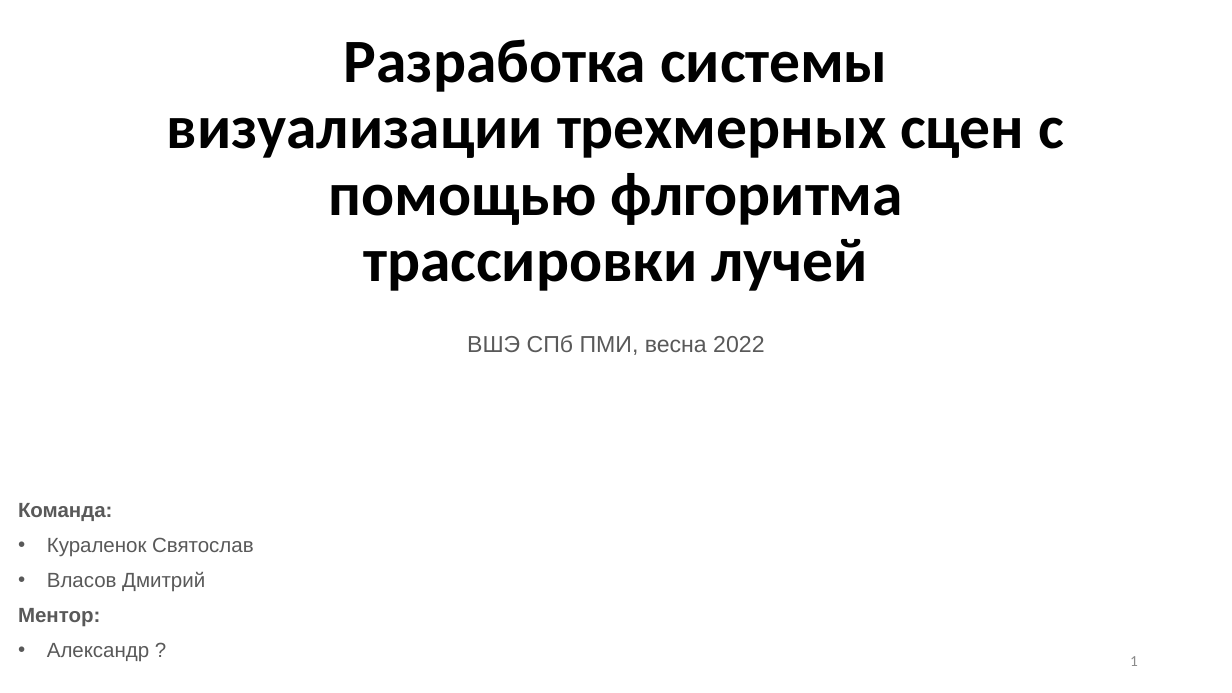
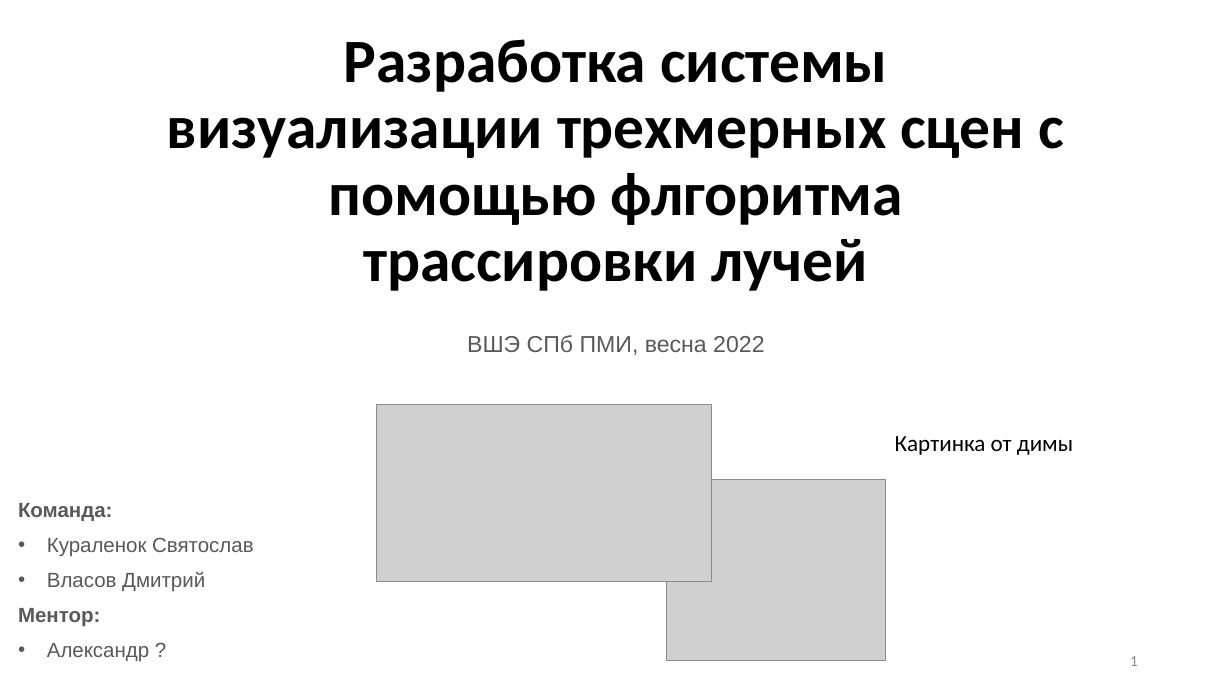
Before and after one commit to DmitriyVlasovDV1/CppRMRT, a slide deck: slide 1 of doc/presentation.pptx. Drawn at 1232x693 pixels with LibreOffice and Linux fonts; fonts in the diff are those of the drawing; grey boxes stand for pictures. Boxes give left, top, right and bottom in pixels: in the first picture for what was removed or moved away, otherwise in the second. Text is boxed around its words. In the diff, an @@ line names an element or a change of style, - is before the commit and + after.

```diff
--- a/doc/presentation.pptx
+++ b/doc/presentation.pptx
@@ picture added at box(377, 405, 712, 581) @@
@@ text added at box(895, 436, 1073, 455), 18 pt, text #000000 @@
+Картинка от димы
@@ picture added at box(666, 480, 885, 661) @@
```
Also in this commit, not shown: 4 other slides changed, 4 slides added, 2 slides removed, 12 other files.
